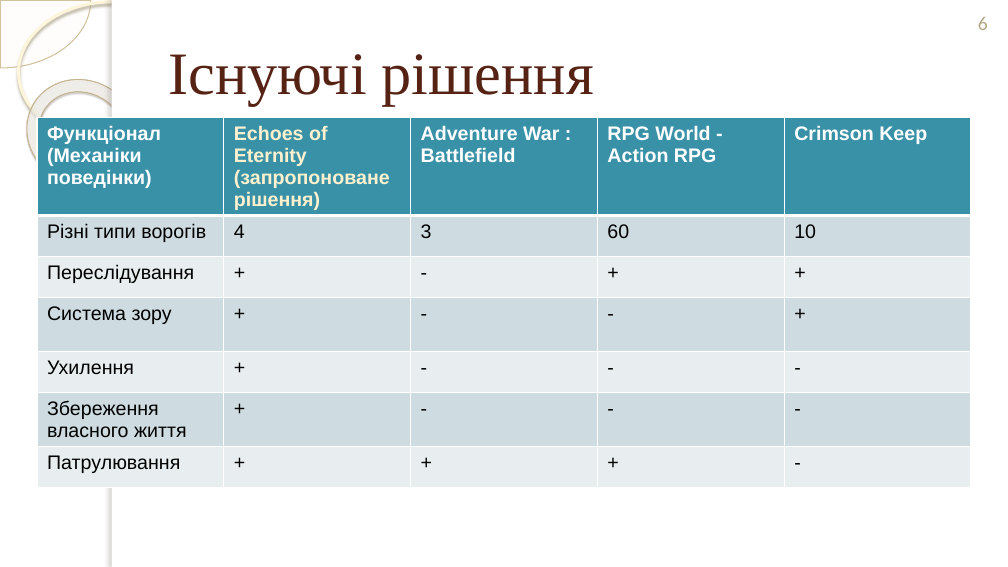
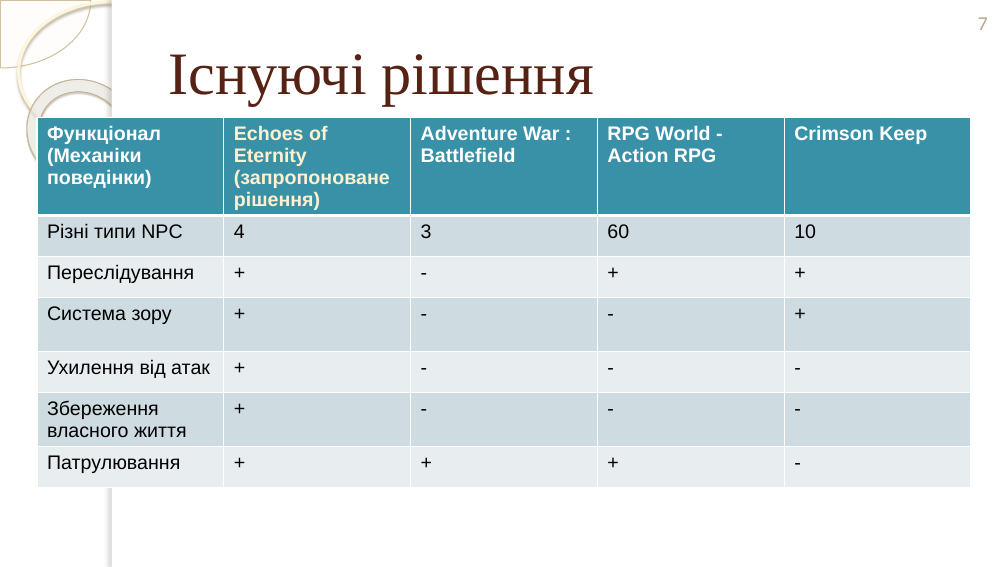
Before and after one commit to mcmcmax437/3D-RPG-Diploma-Thesis, a slide deck: slide 7 of Documents/Презентація/Презентація_Терешкович_ІТ-02_Захист.pptx (slide 6 before the commit). Drawn at 1008x567 pixels with LibreOffice and Linux fonts; fonts in the diff are those of the drawing; background and template pictures are left out. Boxes give left, top, right and bottom in pixels: in the first picture for what was removed or moved away, otherwise in the second. Text is boxed around its words. In the diff, an @@ line names an element or a change of style, - is before the commit and + after.

```diff
--- a/Documents/Презентація/Презентація_Терешкович_ІТ-02_Захист.pptx
+++ b/Documents/Презентація/Презентація_Терешкович_ІТ-02_Захист.pptx
@@ page number at (978, 17, 988, 30): text changed @@
-6
+7
@@ table at (37, 117, 970, 499) @@
-row 2, column 1: Різні типи ворогів
+row 2, column 1: Різні типи NPC
-row 5, column 1: Ухилення
+row 5, column 1: Ухилення від атак
```
Also in this commit, not shown: 6 other slides changed, 1 slide added, 5 slides removed, 22 other files.
